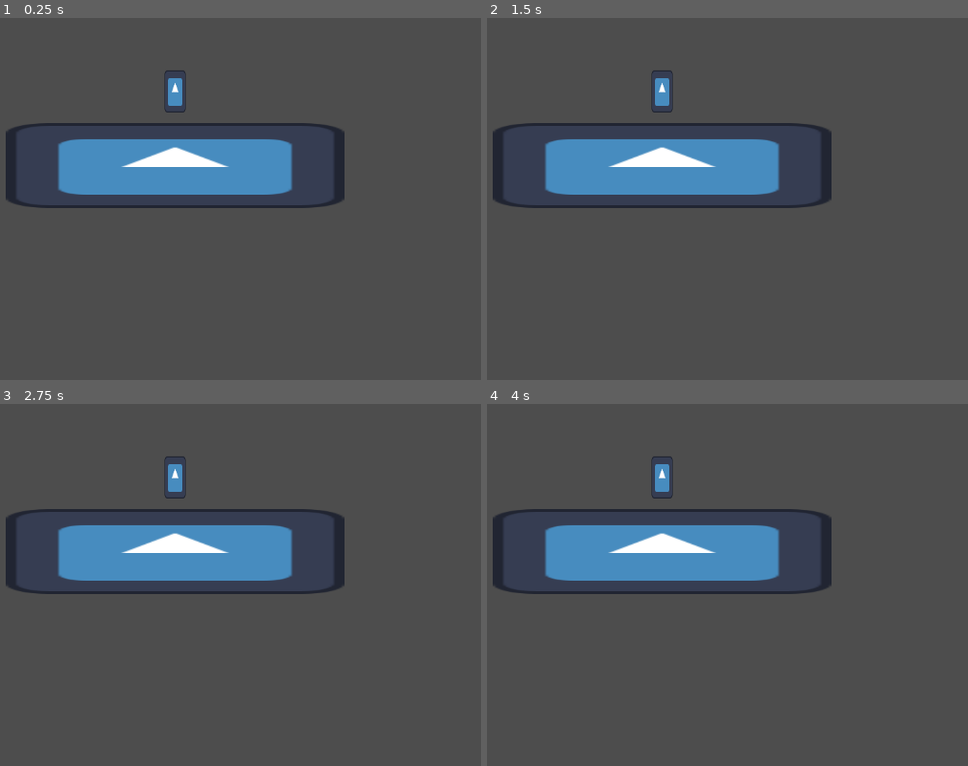
Above: before the commit, frames 1-4 (two rows, left to right).
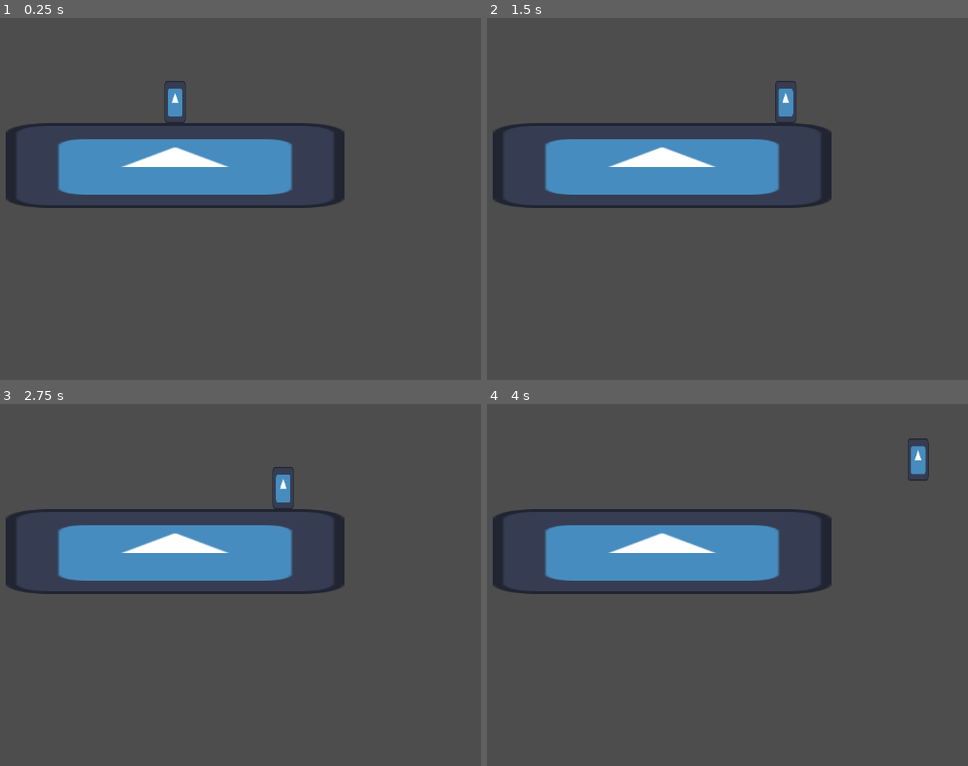
Above: after the commit, the same moments.

Repository: Shuflduf/Goose-Fight-Real
Game: Godot game, scene res://world.tscn
The game is run twice, just before and just after one commit, with the same random seed, the same clock (stepped at 60 frames per second) and the same inputs. The engine's default icon, where the game draws it, is replaced by a stand-in: a white triangle on a blue panel in a dark square.
Inputs:
- Up to frame 1 (0.25 s): no input
- Up to frame 2 (1.5 s): tap Enter at 0.5 s; hold Z (jump, bound only after the commit) 0.53-1.28 s; hold Right (ui_right) from 0.53 s (still down); tap Space (jump, bound only before the commit) at 0.8, 1.35 s
- Up to frame 3 (2.75 s): tap Z (jump, bound only after the commit) at 1.52, 1.55, 1.82 s; release Right (ui_right) at 2.03 s; hold Left (ui_left) from 2.03 s (still down); hold Z (jump, bound only after the commit) from 2.03 s (still down); tap Space (jump, bound only before the commit) at 2.3 s
- Up to frame 4 (4 s): release Left (ui_left) at 2.78 s; release Z (jump, bound only after the commit) at 2.78 s; hold Right (ui_right) from 2.78 s (still down); tap Space (jump, bound only before the commit) at 2.85, 3.8 s; tap Z (jump, bound only after the commit) at 3.02, 3.05, 3.32 s; hold Z (jump, bound only after the commit) from 3.53 s (still down)

The runs differ from the first frame. In frame 1, 0.3% of the frame differs, in the area x 34-39%, y 14-30%; in frame 2, 0.6%, in the area x 34-65%, y 14-30%; in frame 3, 0.6%; in frame 4, 0.6%.
Error before the commit: Parse Error: Identifier "DebugDraw2D" not declared in the current scope. (res://player.gd:21)

Commit message:
basic ass jump, stolen from rivals

Diff:
--- a/player.gd
+++ b/player.gd
@@ -1,14 +1,13 @@
 extends CharacterBody2D
 
-const HALF_GRAV_THRESHOLD: float = 40.0
-const GRAVITY: float = 1200.0
 const MAX_FALL: float = 450.0
 const JUMP_FORCE: float = -350.0
-const JUMP_TIME: float = 0.15
+const HOP_FORCE: float = -200.0
+const HOP_WINDOW: float = 0.1
 
+var jumping: bool = false
 var jump_timer: float = 0.0
-var jumping: bool = false
-
+var has_double_jump: bool = false
 
 func _physics_process(delta: float) -> void:
     var input_dir: float = Input.get_axis("ui_left", "ui_right")
@@ -18,28 +17,30 @@
     move_and_slide()
 
 func handle_vertical(delta: float) -> void:
-    DebugDraw2D.set_text("vert", [jump_timer, velocity.y])
-    if not is_on_floor():
-        var mult := 1.0
-        if abs(velocity.y) < HALF_GRAV_THRESHOLD and Input.is_action_pressed(&"jump"):
-            mult = 0.5
+    velocity.y += get_gravity().y * delta
+    velocity.y = min(velocity.y, MAX_FALL)
 
-        velocity.y = min(velocity.y + GRAVITY * mult * delta, MAX_FALL)
+    if is_on_floor():
+        has_double_jump = true
 
-        if Input.is_action_pressed(&"jump"):
-            if jump_timer > 0.0:
-                jump_timer -= delta
-                velocity.y += (JUMP_FORCE - velocity.y) * delta * 10
-        else:
+    if Input.is_action_just_pressed(&"jump"):
+        if is_on_floor():
             jump_timer = 0.0
-    else:
-        jump_timer = 0.0
-        jumping = false
+            jumping = true
+        elif has_double_jump:
+            apply_jump_vel(JUMP_FORCE)
+            has_double_jump = false
 
-    if is_on_floor() and Input.is_action_just_pressed(&"jump"):
-        jump()
+    if jumping:
+        if Input.is_action_just_released(&"jump"):
+            velocity.y = HOP_FORCE
+            jumping = false
 
-func jump() -> void:
-    velocity.y = JUMP_FORCE
-    jump_timer = JUMP_TIME
-    jumping = true
+        jump_timer += delta
+        if jump_timer > HOP_WINDOW:
+            apply_jump_vel(JUMP_FORCE)
+
+
+func apply_jump_vel(strength: float) -> void:
+    velocity.y = strength
+    jumping = false
--- a/player.tscn
+++ b/player.tscn
@@ -1,18 +1,10 @@
-[gd_scene load_steps=6 format=3 uid="uid://difolhje4qshv"]
+[gd_scene load_steps=4 format=3 uid="uid://difolhje4qshv"]
 
 [ext_resource type="Script" uid="uid://7s2avvmicf4j" path="res://player.gd" id="1_onrkg"]
 [ext_resource type="Texture2D" uid="uid://3xqqed77bhqb" path="res://icon.svg" id="2_i3pqv"]
 
 [sub_resource type="RectangleShape2D" id="RectangleShape2D_fj7yv"]
 size = Vector2(32, 64)
-
-[sub_resource type="Animation" id="Animation_onrkg"]
-resource_name = "jump"
-
-[sub_resource type="AnimationLibrary" id="AnimationLibrary_i3pqv"]
-_data = {
-&"jump": SubResource("Animation_onrkg")
-}
 
 [node name="Player" type="CharacterBody2D"]
 script = ExtResource("1_onrkg")
@@ -23,8 +15,3 @@
 [node name="Sprite2D" type="Sprite2D" parent="."]
 scale = Vector2(0.25, 0.5)
 texture = ExtResource("2_i3pqv")
-
-[node name="Anim" type="AnimationPlayer" parent="."]
-libraries = {
-&"": SubResource("AnimationLibrary_i3pqv")
-}
--- a/project.godot
+++ b/project.godot
@@ -19,11 +19,15 @@
 
 gdscript/warnings/untyped_declaration=2
 
+[debug_draw_3d]
+
+settings/addon_root_folder="res://addons/debug_draw_3d"
+
 [input]
 
 jump={
 "deadzone": 0.2,
-"events": [Object(InputEventKey,"resource_local_to_scene":fa …(140 unchanged characters)… d":false,"keycode":0,"physical_keycode":32,"key_label":0,"unicode":32,"location":0,"echo":false,"script":null)
+"events": [Object(InputEventKey,"resource_local_to_scene":fa …(140 unchanged characters)… d":false,"keycode":0,"physical_keycode":90,"key_label":0,"unicode":122,"location":0,"echo":false,"script":null)
 ]
 }
 down={
--- a/world.tscn
+++ b/world.tscn
@@ -1,13 +1,10 @@
-[gd_scene load_steps=5 format=3 uid="uid://cb26isyjfuqo1"]
+[gd_scene load_steps=4 format=3 uid="uid://cb26isyjfuqo1"]
 
 [ext_resource type="Texture2D" uid="uid://3xqqed77bhqb" path="res://icon.svg" id="2_fj7yv"]
-[ext_resource type="Script" uid="uid://7s2avvmicf4j" path="res://player.gd" id="3_tlwt5"]
+[ext_resource type="PackedScene" uid="uid://difolhje4qshv" path="res://player.tscn" id="2_tlwt5"]
 
 [sub_resource type="RectangleShape2D" id="RectangleShape2D_tlwt5"]
 size = Vector2(512, 128)
-
-[sub_resource type="RectangleShape2D" id="RectangleShape2D_fj7yv"]
-size = Vector2(32, 64)
 
 [node name="World" type="Node2D"]
 
@@ -20,15 +17,7 @@
 scale = Vector2(4, 1)
 texture = ExtResource("2_fj7yv")
 
-[node name="Player" type="CharacterBody2D" parent="."]
+[node name="Player" parent="." instance=ExtResource("2_tlwt5")]
 position = Vector2(0, -112)
-script = ExtResource("3_tlwt5")
-
-[node name="CollisionShape2D" type="CollisionShape2D" parent="Player"]
-shape = SubResource("RectangleShape2D_fj7yv")
-
-[node name="Sprite2D" type="Sprite2D" parent="Player"]
-scale = Vector2(0.25, 0.5)
-texture = ExtResource("2_fj7yv")
 
 [node name="Camera2D" type="Camera2D" parent="."]
